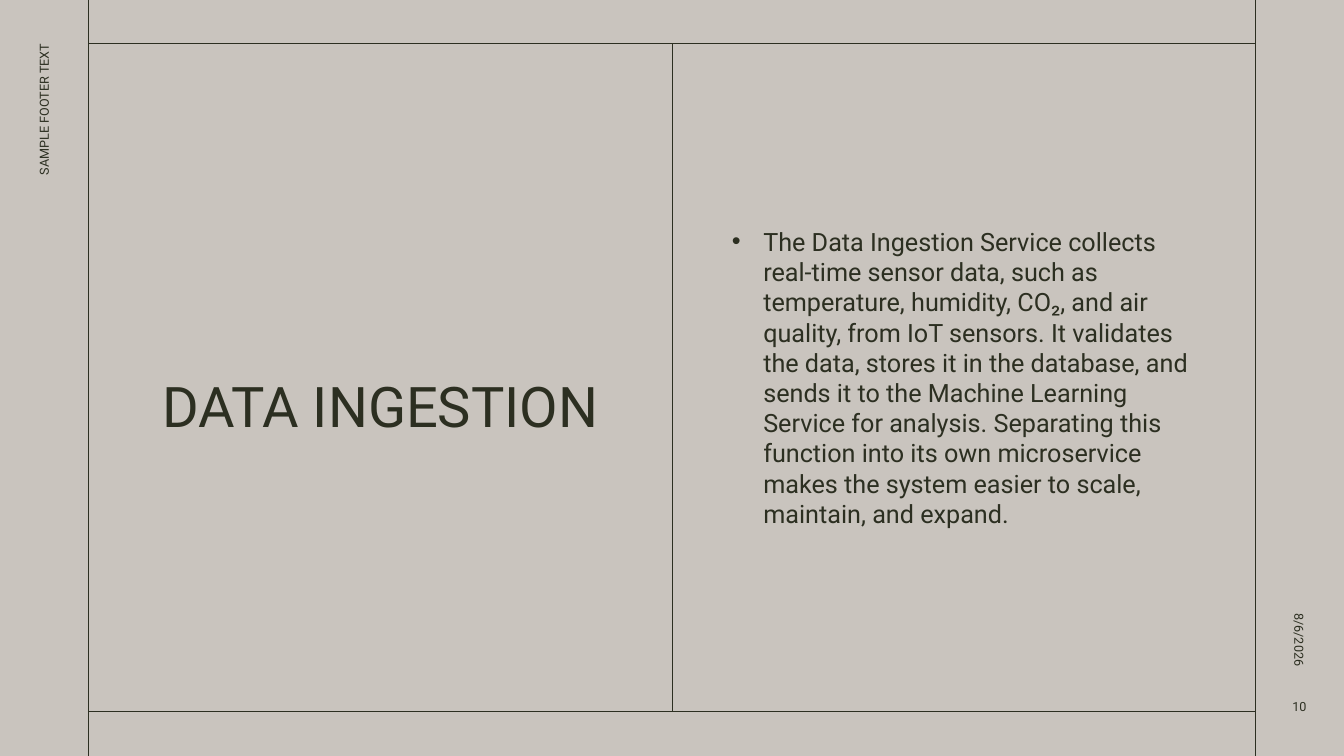
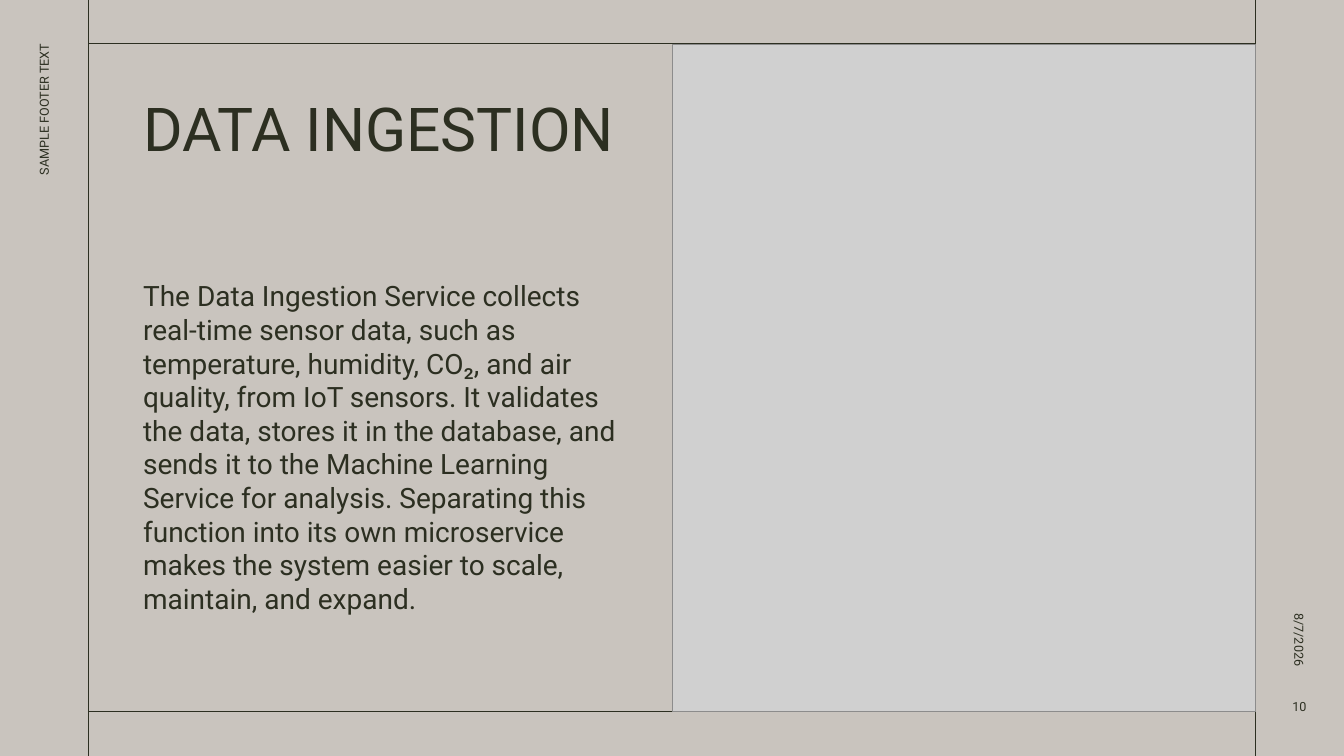
Before and after one commit to cucucumber789-svg/EGT307_T2_Bacon, a slide deck: slide 10 of EGT307 PRESENTATION.pptx. Drawn at 1344x756 pixels with LibreOffice and Linux fonts; fonts in the diff are those of the drawing; grey boxes stand for pictures. Boxes give left, top, right and bottom in pixels: in the first picture for what was removed or moved away, otherwise in the second. Text is boxed around its words. In the diff, an @@ line names an element or a change of style, - is before the commit and + after.

```diff
--- a/EGT307 PRESENTATION.pptx
+++ b/EGT307 PRESENTATION.pptx
@@ picture added at [673,44,1255,712] @@
@@ title "DATA INGESTION": place and size @@
-title "DATA INGESTION" at [162,386,598,428]
+title "DATA INGESTION" at [143,107,614,152]
@@ title "DATA INGESTION" at [143,107,614,152]: size 40 to 43.2 pt; alignment centre to left; vertical alignment middle to top @@
@@ text "The Data Ingestion Service collects ...": place and size @@
-text "The Data Ingestion Service collects ..." at [763,232,1188,528]
+text "The Data Ingestion Service collects ..." at [143,285,615,615]
@@ text "The Data Ingestion Service collects ..." at [143,285,615,615]: size 18 to 20 pt; bullet • to none; vertical alignment middle to bottom @@
@@ text at [1291,618,1308,665]: text changed @@
-8/6/2026
+8/7/2026
```
Also in this commit, not shown: 16 other slides changed, 5 other files.
